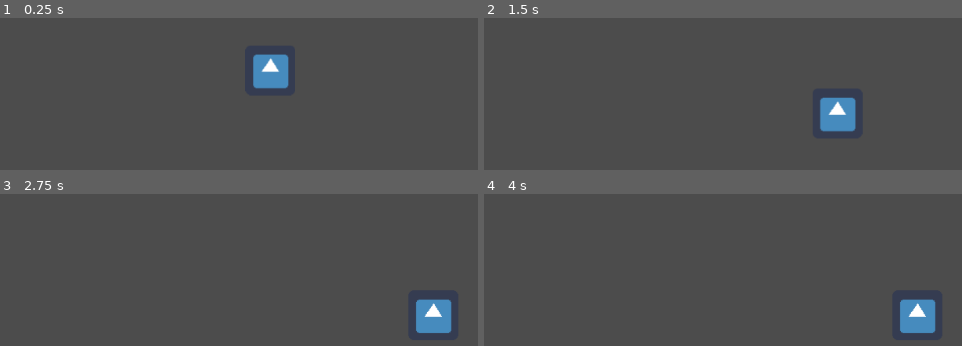
Above: before the commit, frames 1-4 (two rows, left to right).
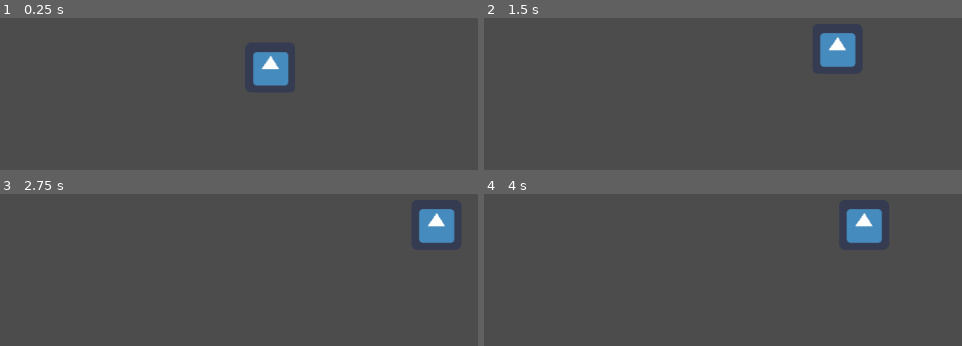
Above: after the commit, the same moments.

Repository: MiloTranseunte/SandBox_testings
Game: Godot game, scene res://World.tscn
Two runs of this game, one before a commit and one after it. Both use one fixed random seed, a clock stepped at 60 frames per second and the inputs below. The engine's default icon, where the game draws it, is replaced by a stand-in: a white triangle on a blue panel in a dark square.
Inputs (mouse positions are in pixels of both pictures, inside the frame that each line leads up to):
- Up to frame 1 (0.25 s): no input
- Up to frame 2 (1.5 s): move the mouse to (outside the picture) at 0.52 s; tap Space (throw) at 0.6, 1.35 s; move the mouse to (574, 39) at 1.27 s
- Up to frame 3 (2.75 s): move the mouse to (outside the picture) at 2.02 s; tap Space (throw) at 2.1 s
- Up to frame 4 (4 s): move the mouse to (694, 285) at 2.77 s; tap Space (throw) at 2.85, 3.6 s; move the mouse to (outside the picture) at 3.52 s

The runs differ from the first frame. In frame 1, 0.5% of the frame differs, in the area x 52-61%, y 22-47%; in frame 2, 3.4%, in the area x 70-78%, y 9-75%; in frame 3, 3.3%; in frame 4, 3.3%.

Commit message:
Prototype for a Spider done
It's a spider that can shoot from ceiling or from the floor, within an angle. Can move left or right, detect walls and if it is about to fall to change its direction.

Diff:
--- a/Projectiles Test/Cannon.gd
+++ b/Projectiles Test/Cannon.gd
@@ -11,44 +11,45 @@
 export (Vector2) var motion = Vector2()
 
 var facing = 1
-
 # Called when the node enters the scene tree for the first time.
 func _ready():
 	pass # Replace with function body.
 
 func _physics_process(delta):
-	motion.y += gravity * delta
+	motion.y -= gravity * delta # or motion.y += gravity * delta
+
+	if is_on_ceiling():
+		print("on_ceiling")
+		if !$ray_left.is_colliding() or !$ray_right.is_colliding():
+			print("some ray is not colliding")
+			facing *= -1
+
+	motion.x = velocity * facing
 
 	var knife_pos = 0 # $pos_left_cannon.global_position
 	var knife = KNIFE
 
-	motion.x = velocity * facing
-
-	if !$ray_right.is_colliding():
-		print("right not collide")
-		facing = -1
-	if !$ray_left.is_colliding():
-		print("left not collide")
-		facing = 1
-
-	if is_on_wall():
-		print("wall")
-		motion.x = velocity * -1
-
 	if Input.is_action_just_pressed("throw"): # SPACEBAR
+		var _shoot_direction = -1 # negative left
 		knife_pos = $pos_left_cannon.global_position
 		knife = KNIFE.instance()
 		get_parent().add_child(knife)
 		knife.position = knife_pos
-		knife.launch(-1)
+		knife.launch(_shoot_direction)
 
+		knife.beforeVanish()
 
+		_shoot_direction *= -1 # EQUALS TO +1 positive right
 		knife_pos = $pos_right_cannon.global_position
 		knife = KNIFE.instance()
 		get_parent().add_child(knife)
 		knife.position = knife_pos
-		knife.launch(1)
+		knife.launch(_shoot_direction)
 
 		knife.beforeVanish()
 
 	motion = move_and_slide(motion, Vector2(0, -1))
+
+	if is_on_wall():
+		print("wall")
+		facing *= -1
--- a/Projectiles Test/Cannon.tscn
+++ b/Projectiles Test/Cannon.tscn
@@ -26,12 +26,14 @@
 
 [node name="ray_right" type="RayCast2D" parent="."]
 position = Vector2( 32, 0 )
+rotation = 3.14159
 enabled = true
 collision_mask = 4
 collide_with_areas = true
 
 [node name="ray_left" type="RayCast2D" parent="."]
 position = Vector2( -32, 0 )
+rotation = 3.14159
 enabled = true
 collision_mask = 4
 collide_with_areas = true
--- a/Projectiles Test/World.tscn
+++ b/Projectiles Test/World.tscn
@@ -25,8 +25,19 @@
 [node name="CollisionShape2D" type="CollisionShape2D" parent="floor"]
 shape = SubResource( 1 )
 
+[node name="ceiling" type="StaticBody2D" parent="."]
+position = Vector2( 500, 300 )
+collision_layer = 4
+collision_mask = 3
+__meta__ = {
+"_edit_group_": true
+}
+
+[node name="CollisionShape2D" type="CollisionShape2D" parent="ceiling"]
+shape = SubResource( 1 )
+
 [node name="wall_left" type="StaticBody2D" parent="."]
-position = Vector2( 210, 420 )
+position = Vector2( 150, 420 )
 rotation = 1.5708
 collision_layer = 4
 collision_mask = 3
@@ -38,7 +49,7 @@
 shape = SubResource( 2 )
 
 [node name="wall_right" type="StaticBody2D" parent="."]
-position = Vector2( 790, 420 )
+position = Vector2( 850, 420 )
 rotation = 1.5708
 collision_layer = 4
 collision_mask = 3
--- a/Projectiles Test/cannon_ball.gd
+++ /dev/null
@@ -1,82 +0,0 @@
-extends KinematicBody2D
-
-var gravity = 100
-
-var velocity = Vector2()
-var shoot_strenght = 0.0
-var angle = 0
-var launch_position = Vector2()
-
-var motion = Vector2()
-"""
-func calcular_tiro(directional_force : int, angle, GRAVITY, launch_position : Vector2, initial_position : Vector2, time):
-
-	var final_math = Vector2()
-	var dtx = 0
-	var dty = 0
-	# descomponer las velocidades en eje X e Y:
-	initial_position.x = directional_force * cos(angle)
-	initial_position.y = directional_force * sin(angle)
-
-	dtx = launch_position.x + initial_position.x * time
-	dty = launch_position.y + initial_position.y + (GRAVITY/2) * pow(time,2)
-
-	final_math = initial_position
-	return final_math
-"""
-
-func set_angle(value):
-	angle = rad2deg(value)
-	pass
-
-func set_shoot_force(shoot_force):
-	shoot_strenght = shoot_force
-	pass
-
-func _ready():
-	pass
-
-func set_launch_position(value : Vector2):
-	launch_position = value
-	pass
-
-var shoot_angle = 0 #45
-var init_velocity = 100
-var _gravity = 9.8
-var dt = 0.1
-var gun_pos= Vector2(30,570)
-
-func ballist():
-	#descomposición de velocidades
-	var Vx = init_velocity*cos(shoot_angle)
-	var Vy = init_velocity*sin(shoot_angle)
-
-	var L = pow(init_velocity,2)*sin(2*shoot_angle)/gravity
-
-	var T = 2*init_velocity*sin(shoot_angle)/gravity #altura máxima
-
-	for t in range(T/dt+1):
-		var X = Vx * t * dt
-		var Y = Vy * t * dt - gravity * pow(t*dt,2) / 2
-
-	var motionV = Vector2(Vx,Vy)
-	return motionV
-
-func _physics_process(delta):
-
-	#var final_math = Vector2()
-	#var dtx = 0
-	#var dty = 0
-
-	# descomponer las velocidades en eje X e Y:
-	velocity.x = shoot_strenght * cos(angle)
-	velocity.y = shoot_strenght * sin(angle)
-
-	var T = 2*shoot_strenght*sin(angle)/gravity #altura máxima
-
-	motion.x += launch_position.x + velocity.x * delta
-	motion.y += launch_position.y + velocity.y + sin(2*gravity) * delta
-
-	move_and_collide(motion * delta)
-
-	pass
--- a/Projectiles Test/cannon_ball.tscn
+++ b/Projectiles Test/cannon_ball.tscn
@@ -1,18 +1,16 @@
-[gd_scene load_steps=4 format=2]
+[gd_scene load_steps=3 format=2]
 
-[ext_resource path="res://cannon_ball.gd" type="Script" id=1]
-[ext_resource path="res://icon.png" type="Texture" id=2]
+[ext_resource path="res://icon.png" type="Texture" id=1]
 
 [sub_resource type="RectangleShape2D" id=1]
 extents = Vector2( 16, 16 )
 
 [node name="cannon_ball" type="KinematicBody2D"]
-script = ExtResource( 1 )
 
 [node name="Sprite" type="Sprite" parent="."]
 modulate = Color( 0, 0, 0, 1 )
 scale = Vector2( 0.5, 0.5 )
-texture = ExtResource( 2 )
+texture = ExtResource( 1 )
 
 [node name="CollisionShape2D" type="CollisionShape2D" parent="."]
 show_behind_parent = true
--- a/Projectiles Test/knife.gd
+++ b/Projectiles Test/knife.gd
@@ -7,22 +7,14 @@
 var gravity = 300
 var velocity = Vector2.ZERO
 
-# to take on acount: get_viewport().get_mouse_position()
-
-var absoluteValue = Vector2.ZERO
+# to take into account: get_viewport().get_mouse_position()
 
 func beforeVanish():
+	$Timer.set_wait_time(5)
 	$Timer.start()
 
 func _physics_process(delta):
-	var angles = Vector2(1, -11)#.angle()
-	#print(rad2deg(angles))
-	absoluteValue = angles.abs()
-	#print(rad2deg(absoluteValue.angle()))
-
-
 	velocity.y += gravity * delta
-	#velocity.x = clamp(velocity.x, 10, 1000)
 
 	var collision = move_and_collide(velocity * delta)
 
@@ -33,13 +25,14 @@
 
 
 func launch(direction):
-	velocity = THROW_VELOCITY * Vector2(direction, 1) # Vector2(direction, 1) es para dar vuelta el Vector, es como decir velocity = velocity * direction (-1 or 1)
+	velocity = THROW_VELOCITY * Vector2(direction, -1) # segundo término, cambia entre (1) y (-1)
+
 
 func _on_impact(normal : Vector2):
 	velocity = velocity.bounce(normal)
 	velocity *= 0.5 + rand_range(-0.05, 0.05)
 	pass
 
+
 func _on_Timer_timeout():
-	print("Knives out!")
 	queue_free()
